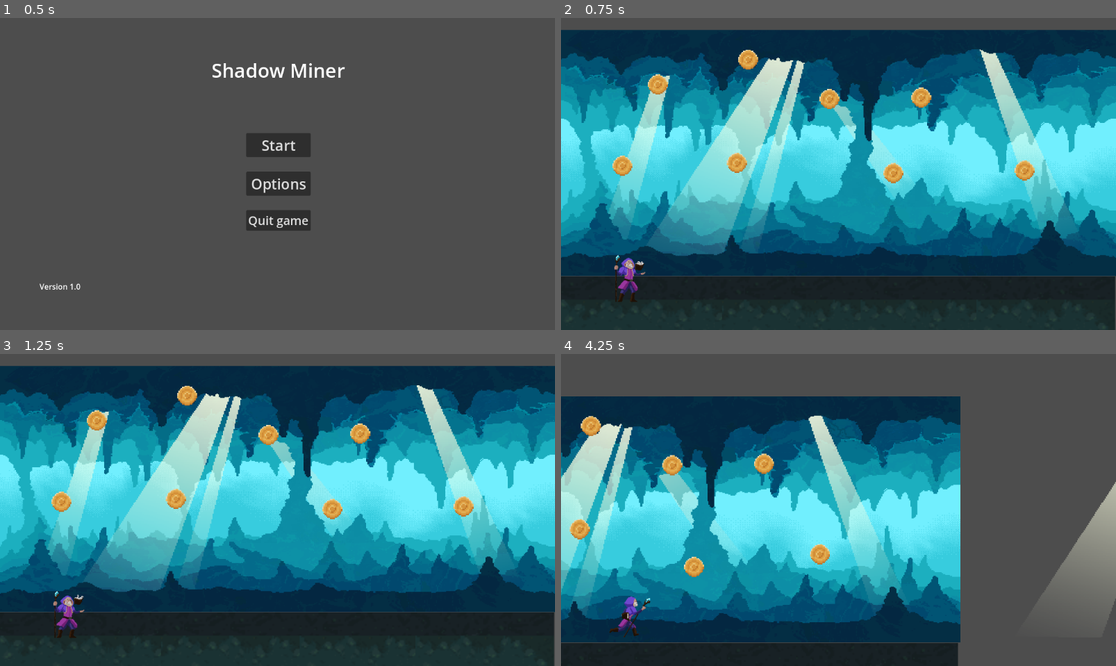
Above: before the commit, frames 1-4 (two rows, left to right).
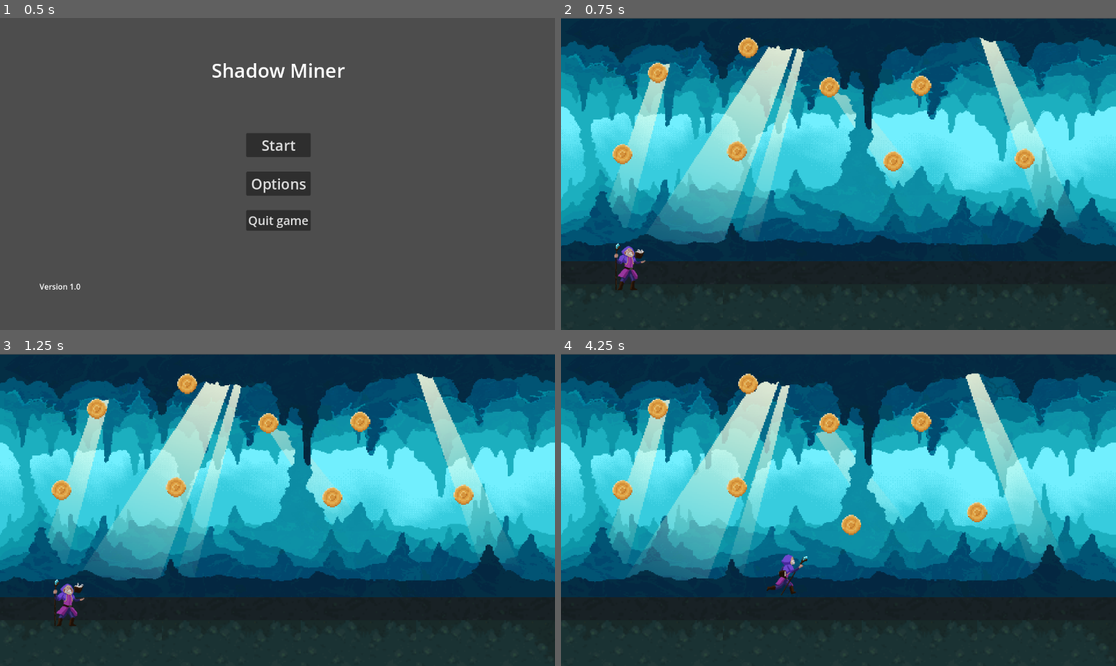
Above: after the commit, the same moments.

Repository: Aditya-1301/ShadowMiner
Game: Godot game, scene res://scenes/main_menu.tscn
The game is run twice, just before and just after one commit, with the same random seed, the same clock (stepped at 60 frames per second) and the same inputs.
Inputs (mouse positions are in pixels of both pictures, inside the frame that each line leads up to):
- Up to frame 1 (0.5 s): no input
- Up to frame 2 (0.75 s): click "Start" at 0.5 s
- Up to frame 3 (1.25 s): no input
- Up to frame 4 (4.25 s): tap Enter (aim_set) at 1.25, 1.35, 3.6 s; move the mouse to (960, 494) at 1.27 s; hold Right (ui_right) 1.28-2.78 s; tap Space (jump) at 1.52, 2.27, 3.77 s; move the mouse to (727, 525) at 2.02 s; right-click (727, 525) at 2.1 s; move the mouse to (894, 441) at 2.77 s; press the mouse at (894, 441) at 2.78 s; hold Left (ui_left) 2.78-3.53 s; move the mouse to (810, 572) at 3.52 s; release the mouse at (810, 572) at 3.53 s; hold Right (ui_right) from 3.53 s (still down)

Frame 1 is identical in both runs. In frame 2, 42% of the frame differs, in the area x 0-100%, y 0-100%; in frame 3, 42%; in frame 4, 89%.
Error after the commit: Invalid access to property or key 'maxHealth' on a base object of type 'CharacterBody2D (player.gd)'. (res://scripts/world.gd:10)

Commit message:
Create Health UI, added associated assets and renamed files

Diff:
--- /dev/null
+++ b/scenes/heart_gui.tscn
@@ -0,0 +1,25 @@
+[gd_scene load_steps=4 format=3 uid="uid://c8l1fo02xnfye"]
+
+[ext_resource type="Script" path="res://scripts/heart_gui.gd" id="1_we5pq"]
+[ext_resource type="Texture2D" uid="uid://85bxkdmyw1c" path="res://assets/UI/HeartFrameIcon_32x32.png" id="1_y1wgr"]
+[ext_resource type="Texture2D" uid="uid://q4f3a64y7hu3" path="res://assets/UI/HeartIcons_32x32.png" id="1_yny48"]
+
+[node name="HeartGUI" type="Panel"]
+self_modulate = Color(1, 1, 1, 0)
+custom_minimum_size = Vector2(64, 57)
+offset_right = 64.0
+offset_bottom = 57.0
+script = ExtResource("1_we5pq")
+
+[node name="HeartFrame" type="Sprite2D" parent="."]
+self_modulate = Color(0.819608, 0.694118, 0.529412, 1)
+position = Vector2(-5, -8)
+scale = Vector2(2.3, 2.3)
+texture = ExtResource("1_y1wgr")
+centered = false
+
+[node name="Heart" type="Sprite2D" parent="."]
+position = Vector2(0, -3)
+scale = Vector2(2, 2)
+texture = ExtResource("1_yny48")
+centered = false
--- /dev/null
+++ b/scenes/hearts_container.tscn
@@ -0,0 +1,6 @@
+[gd_scene load_steps=2 format=3 uid="uid://cldch6y2mugmd"]
+
+[ext_resource type="Script" path="res://scripts/hearts_container.gd" id="1_nupft"]
+
+[node name="HeartsContainer" type="HBoxContainer"]
+script = ExtResource("1_nupft")
--- a/scenes/stage0.tscn
+++ b/scenes/world.tscn
@@ -1,24 +1,25 @@
-[gd_scene load_steps=20 format=3 uid="uid://c6ncnlf15l8g3"]
+[gd_scene load_steps=21 format=3 uid="uid://c2xrwk754oifb"]
 
-[ext_resource type="Script" path="res://scripts/stage0.gd" id="1_8cmhc"]
-[ext_resource type="PackedScene" uid="uid://dsottsavymv0e" path="res://scenes/player.tscn" id="1_ulxur"]
-[ext_resource type="Texture2D" uid="uid://daopkriekpon" path="res://assets/Backgrounds/Parallax/1.png" id="2_2e02h"]
-[ext_resource type="Texture2D" uid="uid://di400pwwt5pfm" path="res://assets/Backgrounds/CaveBackground.png" id="2_cbl07"]
-[ext_resource type="Texture2D" uid="uid://bnc6736yat04q" path="res://assets/Backgrounds/Parallax/2.png" id="3_1nqb1"]
-[ext_resource type="PackedScene" uid="uid://dkd8vb1lkvea6" path="res://scenes/coin.tscn" id="3_8t2yj"]
-[ext_resource type="Script" path="res://scripts/CaveLight1.gd" id="4_3cc8p"]
-[ext_resource type="AudioStream" uid="uid://kcptfvybwinc" path="res://sound/Music/730344__freaklord__dark-room.ogg" id="4_vth2o"]
-[ext_resource type="Texture2D" uid="uid://cqnu0txbq4em2" path="res://assets/Backgrounds/Parallax/3fx.png" id="5_t8216"]
-[ext_resource type="Texture2D" uid="uid://ch8r0ojumer8o" path="res://assets/Backgrounds/Parallax/4.png" id="6_ylih1"]
-[ext_resource type="Texture2D" uid="uid://tfh1hat2y2ma" path="res://assets/Backgrounds/Parallax/5.png" id="7_smjjv"]
-[ext_resource type="Texture2D" uid="uid://di8cw5j3y00uv" path="res://assets/Backgrounds/Parallax/6fx.png" id="8_8chyk"]
-[ext_resource type="Texture2D" uid="uid://cjoghkdqte05b" path="res://assets/Backgrounds/Parallax/7.png" id="9_boo3i"]
-[ext_resource type="Script" path="res://scripts/CaveLight3.gd" id="10_7q3dw"]
-[ext_resource type="Texture2D" uid="uid://x0cn4arteyy2" path="res://assets/Backgrounds/Parallax/8fx.png" id="11_s44ma"]
-[ext_resource type="Texture2D" uid="uid://b8fqpxyx63kn5" path="res://assets/Backgrounds/Parallax/9.png" id="12_6qagx"]
+[ext_resource type="Script" path="res://scripts/world.gd" id="1_iy7pp"]
+[ext_resource type="Texture2D" uid="uid://daopkriekpon" path="res://assets/Backgrounds/Parallax/1.png" id="2_4wp1p"]
+[ext_resource type="Texture2D" uid="uid://bnc6736yat04q" path="res://assets/Backgrounds/Parallax/2.png" id="3_153rp"]
+[ext_resource type="Script" path="res://scripts/CaveLight1.gd" id="4_rwpq8"]
+[ext_resource type="Texture2D" uid="uid://cqnu0txbq4em2" path="res://assets/Backgrounds/Parallax/3fx.png" id="5_g0t02"]
+[ext_resource type="Texture2D" uid="uid://ch8r0ojumer8o" path="res://assets/Backgrounds/Parallax/4.png" id="6_fkd14"]
+[ext_resource type="Texture2D" uid="uid://tfh1hat2y2ma" path="res://assets/Backgrounds/Parallax/5.png" id="7_cww1e"]
+[ext_resource type="Texture2D" uid="uid://di8cw5j3y00uv" path="res://assets/Backgrounds/Parallax/6fx.png" id="8_kxis1"]
+[ext_resource type="Texture2D" uid="uid://cjoghkdqte05b" path="res://assets/Backgrounds/Parallax/7.png" id="9_6wvq6"]
+[ext_resource type="Script" path="res://scripts/CaveLight3.gd" id="10_wonym"]
+[ext_resource type="Texture2D" uid="uid://x0cn4arteyy2" path="res://assets/Backgrounds/Parallax/8fx.png" id="11_wh2uv"]
+[ext_resource type="Texture2D" uid="uid://b8fqpxyx63kn5" path="res://assets/Backgrounds/Parallax/9.png" id="12_mlbb2"]
+[ext_resource type="Texture2D" uid="uid://di400pwwt5pfm" path="res://assets/Backgrounds/CaveBackground.png" id="13_nydyk"]
+[ext_resource type="PackedScene" uid="uid://dsottsavymv0e" path="res://scenes/player.tscn" id="14_keark"]
+[ext_resource type="PackedScene" uid="uid://dkd8vb1lkvea6" path="res://scenes/coin.tscn" id="15_bcjvn"]
+[ext_resource type="AudioStream" uid="uid://kcptfvybwinc" path="res://sound/Music/730344__freaklord__dark-room.ogg" id="16_xuww8"]
+[ext_resource type="PackedScene" uid="uid://cldch6y2mugmd" path="res://scenes/hearts_container.tscn" id="17_4kd3k"]
 
 [sub_resource type="TileSetAtlasSource" id="TileSetAtlasSource_10n1h"]
-texture = ExtResource("2_cbl07")
+texture = ExtResource("13_nydyk")
 0:0/0 = 0
 1:0/0 = 0
 4:0/0 = 0
@@ -7470,8 +7471,8 @@
 
 [sub_resource type="WorldBoundaryShape2D" id="WorldBoundaryShape2D_1v4ht"]
 
-[node name="Stage0" type="Node2D"]
-script = ExtResource("1_8cmhc")
+[node name="World" type="Node2D"]
+script = ExtResource("1_iy7pp")
 
 [node name="ParallaxBackground" type="ParallaxBackground" parent="."]
 
@@ -7547,10 +7548,10 @@
 [node name="Sprite2D" type="Sprite2D" parent="ParallaxBackground/ParallaxLayer9"]
 position = Vector2(326.5, 34.5)
 scale = Vector2(0.802604, 0.630556)
-texture = ExtResource("12_6qagx")
+texture = ExtResource("12_mlbb2")
 
 [node name="Cave_Background" type="TileMap" parent="."]
-position = Vector2(3, -7)
+position = Vector2(5, -18)
 scale = Vector2(4, 4)
 tile_set = SubResource("TileSet_gd3m8")
 format = 2
@@ -7558,15 +7559,10 @@
 layer_0/modulate = Color(0.501961, 0.87451, 0.87451, 1)
 layer_0/tile_data = PackedInt32Array(458745, 1310720, 52, 524281, 2752512, 66, 589817, 2752512, 67, 458746, 1376256, 52 …(1429 unchanged characters)…
 
-[node name="Player" parent="." instance=ExtResource("1_ulxur")]
+[node name="Player" parent="." instance=ExtResource("14_keark")]
 visibility_layer = 3
 position = Vector2(-287, 407)
 scale = Vector2(1.5, 1.5)
-
-[node name="Camera2D" type="Camera2D" parent="Player"]
-position = Vector2(408, -188)
-scale = Vector2(0.666667, 0.666667)
-zoom = Vector2(0.75, 0.75)
 
 [node name="StaticBody2D" type="StaticBody2D" parent="."]
 position = Vector2(87, 107)
@@ -7577,29 +7573,44 @@
 
 [node name="Items" type="Node" parent="."]
 
-[node name="Coin" parent="Items" instance=ExtResource("3_8t2yj")]
+[node name="Coin" parent="Items" instance=ExtResource("15_bcjvn")]
 position = Vector2(44, 62)
 
-[node name="Coin2" parent="Items" instance=ExtResource("3_8t2yj")]
+[node name="Coin2" parent="Items" instance=ExtResource("15_bcjvn")]
 position = Vector2(-175, -155)
 
-[node name="Coin3" parent="Items" instance=ExtResource("3_8t2yj")]
+[node name="Coin3" parent="Items" instance=ExtResource("15_bcjvn")]
 position = Vector2(-273, 70)
 
-[node name="Coin4" parent="Items" instance=ExtResource("3_8t2yj")]
+[node name="Coin4" parent="Items" instance=ExtResource("15_bcjvn")]
 position = Vector2(840, 83)
 
-[node name="Coin5" parent="Items" instance=ExtResource("3_8t2yj")]
+[node name="Coin5" parent="Items" instance=ExtResource("15_bcjvn")]
 position = Vector2(300, -115)
 
-[node name="Coin6" parent="Items" instance=ExtResource("3_8t2yj")]
+[node name="Coin6" parent="Items" instance=ExtResource("15_bcjvn")]
 position = Vector2(477, 90)
 
-[node name="Coin7" parent="Items" instance=ExtResource("3_8t2yj")]
+[node name="Coin7" parent="Items" instance=ExtResource("15_bcjvn")]
 position = Vector2(75, -224)
 
-[node name="Coin8" parent="Items" instance=ExtResource("3_8t2yj")]
+[node name="Coin8" parent="Items" instance=ExtResource("15_bcjvn")]
 position = Vector2(554, -119)
 
 [node name="Music" type="AudioStreamPlayer" parent="."]
-stream = ExtResource("4_vth2o")
+stream = ExtResource("16_xuww8")
+
+[node name="Camera2D" type="Camera2D" parent="."]
+position = Vector2(325, 125)
+zoom = Vector2(0.75, 0.75)
+metadata/_edit_lock_ = true
+
+[node name="CanvasLayer" type="CanvasLayer" parent="."]
+
+[node name="HeartsContainer" parent="CanvasLayer" instance=ExtResource("17_4kd3k")]
+layout_direction = 1
+anchors_preset = 1
+anchor_left = 1.0
+anchor_right = 1.0
+grow_horizontal = 0
+metadata/_edit_use_anchors_ = true
--- /dev/null
+++ b/scripts/heart_gui.gd
@@ -0,0 +1,17 @@
+extends Panel
+
+
+@onready var heart_frame = $HeartFrame
+@onready var heart = $Heart
+
+# Called when the node enters the scene tree for the first time.
+func _ready():
+	pass # Replace with function body.
+
+func update(whole: bool):
+	if whole:
+		heart_frame.visible = true
+		heart.visible = true
+	else:
+		heart_frame.visible = true
+		heart.visible = false
--- /dev/null
+++ b/scripts/hearts_container.gd
@@ -0,0 +1,27 @@
+extends HBoxContainer
+
+@onready var HeartsGuiClass = preload("res://scenes/heart_gui.tscn")
+
+# Called when the node enters the scene tree for the first time.
+func _ready():
+	pass # Replace with function body.
+
+
+# Called every frame. 'delta' is the elapsed time since the previous frame.
+func _process(delta):
+	pass
+
+
+func setMaxHearts(maxHearts):
+	for i in range(maxHearts):
+		var heart = HeartsGuiClass.instantiate()
+		add_child(heart)
+
+func updateHearts(currentHealth: int):
+	var hearts = get_children()
+
+	for i in range(currentHealth):
+		hearts[i].update(true)
+
+	for i in range(currentHealth, hearts.size()):
+		hearts[i].update(false)
--- a/scripts/main_menu.gd
+++ b/scripts/main_menu.gd
@@ -14,7 +14,7 @@
 
 
 func _on_StartButton_pressed():
-	get_tree().change_scene_to_file("res://scenes/stage0.tscn")
+	get_tree().change_scene_to_file("res://scenes/world.tscn")
 	#get_tree().change_scene_to_file(next_scene_path)
 
 func _on_QuitButton_pressed():
--- a/scripts/stage0.gd
+++ /dev/null
@@ -1,6 +0,0 @@
-extends Node2D
-
-# Called when the node enters the scene tree for the first time.
-func _ready():
-	$Music.volume_db -= 24
-	$Music.play()
--- /dev/null
+++ b/scripts/world.gd
@@ -0,0 +1,11 @@
+extends Node2D
+
+@onready var hearts_container = $CanvasLayer/HeartsContainer
+@onready var player = $Player
+
+# Called when the node enters the scene tree for the first time.
+func _ready():
+	$Music.volume_db -= 24
+	$Music.play()
+	hearts_container.setMaxHearts(player.maxHealth)
+	hearts_container.updateHearts(player.currentHealth)
Binary file added: assets/UI/HeartFrameIcon_32x32.png
Not shown, added: assets/UI/HeartFrameIcon_32x32.png.import
Binary file added: assets/UI/HeartIcons_32x32.png
Not shown, added: assets/UI/HeartIcons_32x32.png.import
Not shown: 6 places in scenes/world.tscn that only renumber resources
